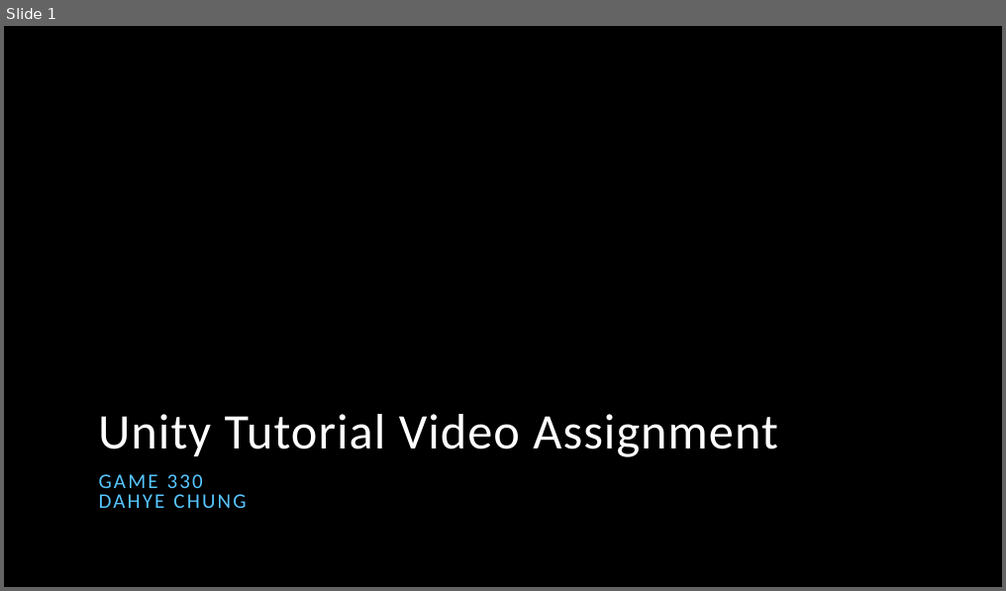
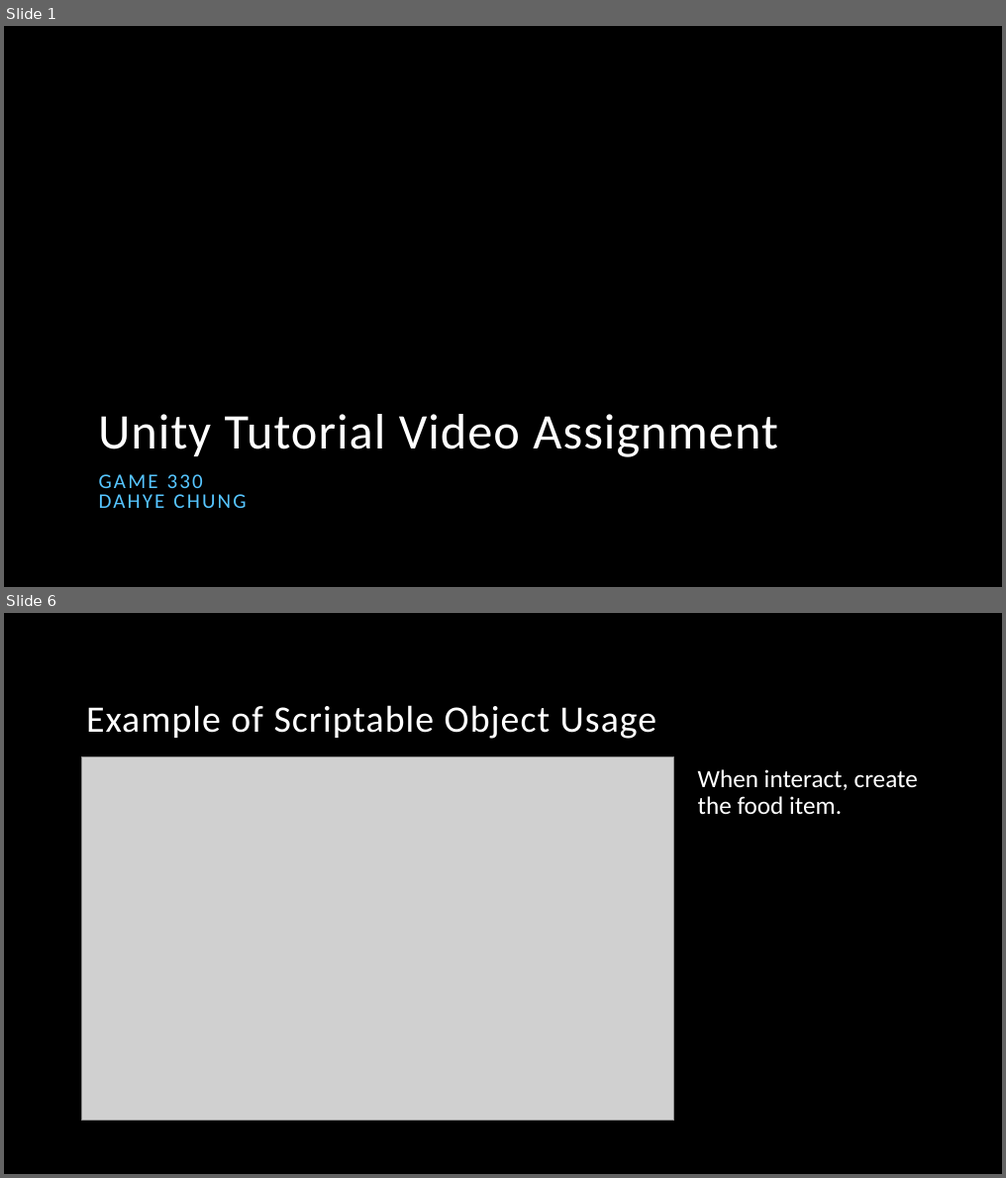
Before and after one commit to DahyeChung/2023Fall, a slide deck: Game 330 Unity/Unity Tutorial/Scriptable Object Tutorial.pptx. Shown one above the other, each under a label of ours: slide 1 before the commit, slides 1 and 6 after it; the slides between them are not shown. The pictures are 1006x591 and 1006x1178 pixels, drawn with LibreOffice and Linux fonts; fonts in the diff are those of the drawing; grey boxes stand for pictures; background and template pictures are left out. Boxes give left, top, right and bottom in pixels: in the first picture for what was removed or moved away, otherwise in the second. Text is boxed around its words. In the diff, an @@ line names an element or a change of style, - is before the commit and + after.

```diff
--- a/Game 330 Unity/Unity Tutorial/Scriptable Object Tutorial.pptx
+++ b/Game 330 Unity/Unity Tutorial/Scriptable Object Tutorial.pptx
@@ slide 6 added at (4, 613, 1002, 1174), background picture (left out) @@
@@ title added at (86, 705, 656, 739), 36 pt, text #FFFFFF @@
+Example of Scriptable Object Usage
@@ picture added at (82, 758, 674, 1121) @@
@@ text added at (698, 769, 918, 814), 24 pt, text #FFFFFF @@
+When interact, create the food item.
```
Also in this commit, not shown: 1 slide changed, 7 other slides added, 5 slides removed, 3 other files.
